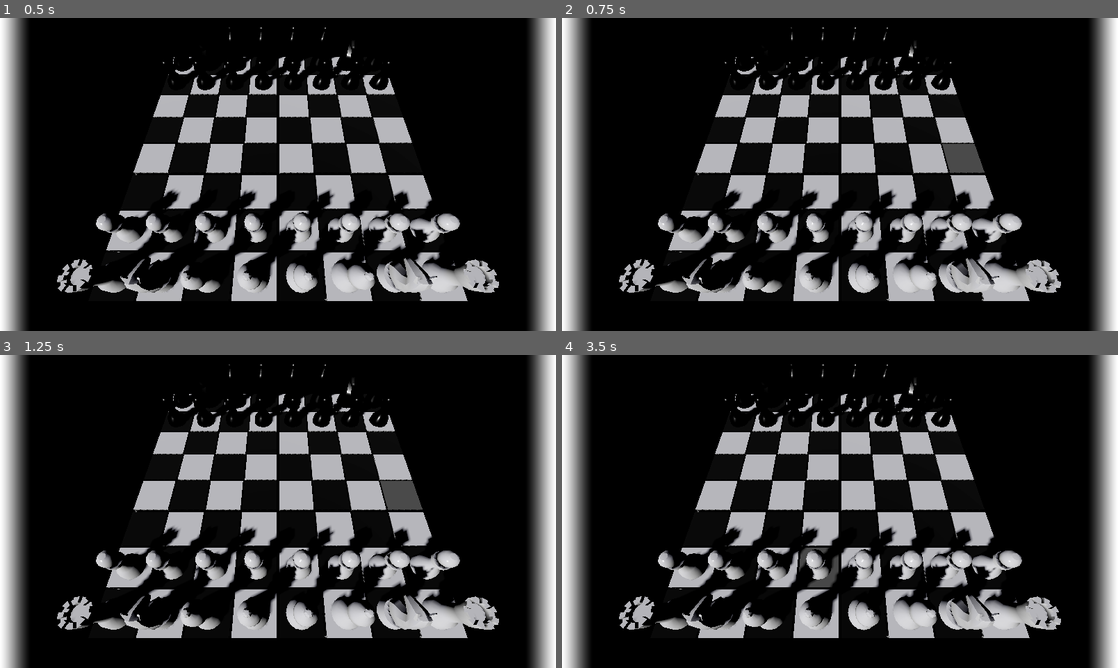
Above: before the commit, frames 1-4 (two rows, left to right).
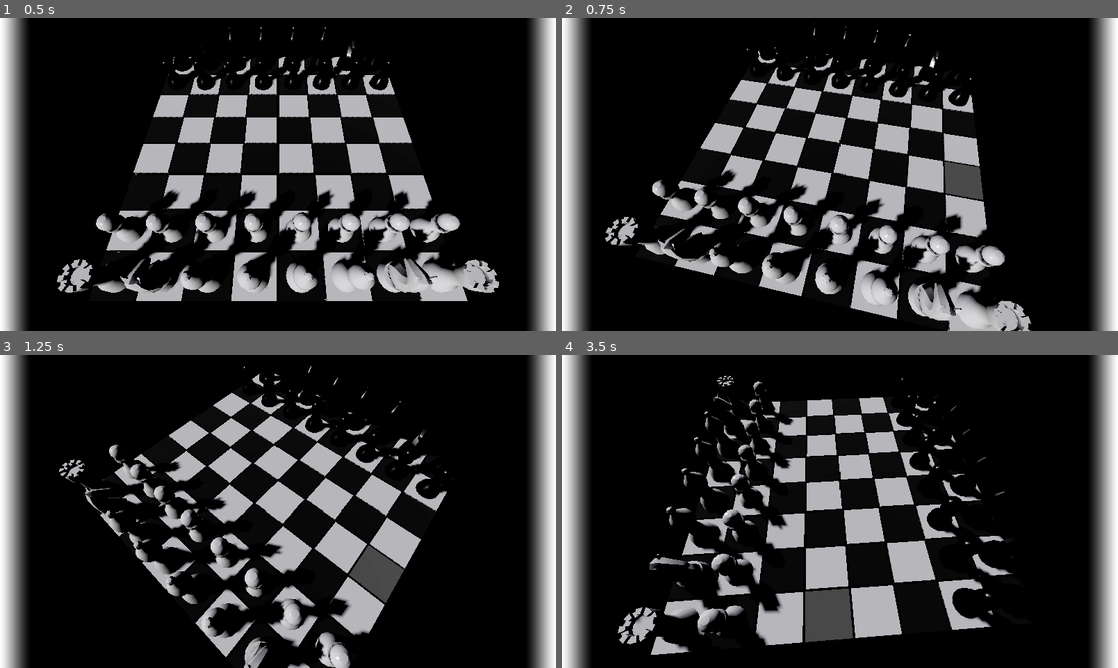
Above: after the commit, the same moments.

Repository: AlterWalrus/godot-chess-3D
Game: Godot game, scene res://scenes/main.tscn
Same seed, same stepped clock (60 frames per second), same inputs: the game is played once before the commit and once after it. A sky picture missing from this copy of the repository is replaced by a grey-blue gradient.
Inputs (mouse positions are in pixels of both pictures, inside the frame that each line leads up to):
- Up to frame 1 (0.5 s): no input
- Up to frame 2 (0.75 s): tap Enter at 0.5 s; move the mouse to (962, 158) at 0.52 s; press the mouse at (962, 158) at 0.53 s; hold D (right) from 0.53 s (still down)
- Up to frame 3 (1.25 s): keep holding D (right)
- Up to frame 4 (3.5 s): move the mouse to (728, 527) at 1.27 s; release D (right) at 1.28 s; release the mouse at (728, 527) at 1.28 s; hold S (down) 1.28-2.03 s; tap Middle mouse button (move) at 1.35, 2.85 s; move the mouse to (895, 442) at 2.02 s; press the mouse at (895, 442) at 2.03 s; hold D (right) 2.03-2.78 s; move the mouse to (812, 574) at 2.77 s; release the mouse at (812, 574) at 2.78 s; hold W (up) from 2.78 s (still down)

Frame 1 is identical in both runs. In frame 2, 25% of the frame differs, in the area x 7-90%, y 1-100%; in frame 3, 25%; in frame 4, 28%, in the area x 10-90%, y 2-96%.

Commit message:
re-added cam controls for keyboard

Diff:
--- a/scripts/main.gd
+++ b/scripts/main.gd
@@ -17,6 +17,12 @@
 func _ready() -> void:
 	_set_board()
 	_set_pieces()
+
+
+func _process(delta: float) -> void:
+	var dir = Input.get_vector("left", "right", "up", "down")
+	cam.rotation.y += dir.x * delta
+	cam.rotation.x += dir.y * delta
 
 
 func _input(event: InputEvent) -> void:
